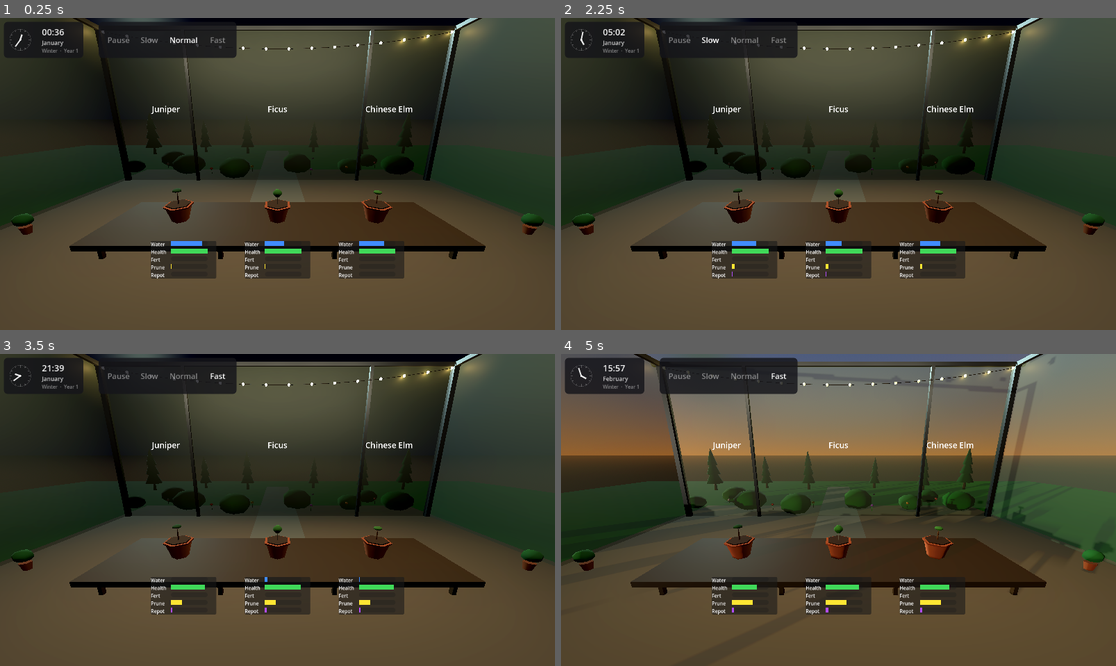
Above: before the commit, frames 1-4 (two rows, left to right).
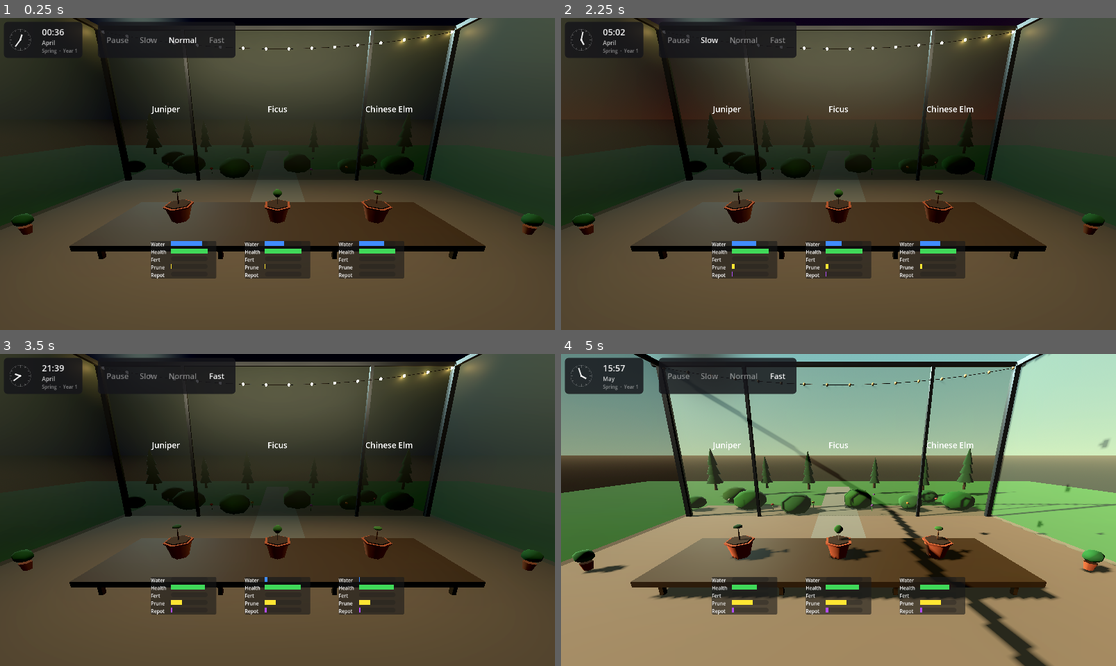
Above: after the commit, the same moments.

Repository: TrineVester/be-bonsai
Game: Godot game, scene res://scenes/main/Main.tscn
Same seed, same stepped clock (60 frames per second), same inputs: the game is played once before the commit and once after it.
Inputs:
- Up to frame 1 (0.25 s): no input
- Up to frame 2 (2.25 s): click "Normal" at 0.5 s; click "Normal" at 1.25 s; click "Slow" at 2 s
- Up to frame 3 (3.5 s): click "Fast" at 2.75 s
- Up to frame 4 (5 s): click "Slow" at 3.5 s; click "Fast" at 4.25 s

The runs differ from the first frame. In frame 1, 0.3% of the frame differs, in the area x 7-43%, y 1-13%; in frame 2, 2.5%; in frame 3, 0.3%; in frame 4, 83%, in the area x 0-100%, y 0-100%.

Commit message:
Initialize elapsed time to april

Diff:
--- a/autoloads/GameClock.gd
+++ b/autoloads/GameClock.gd
@@ -15,7 +15,8 @@
 
 var speed: float = SPEED_NORMAL
 var paused_by_interaction := false
-var _elapsed: float = 0.0
+# Start in April (month 4) — active growing season for an engaging first session
+var _elapsed: float = 86400.0 * 3.0
 var _last_month: int = -1
 
 
